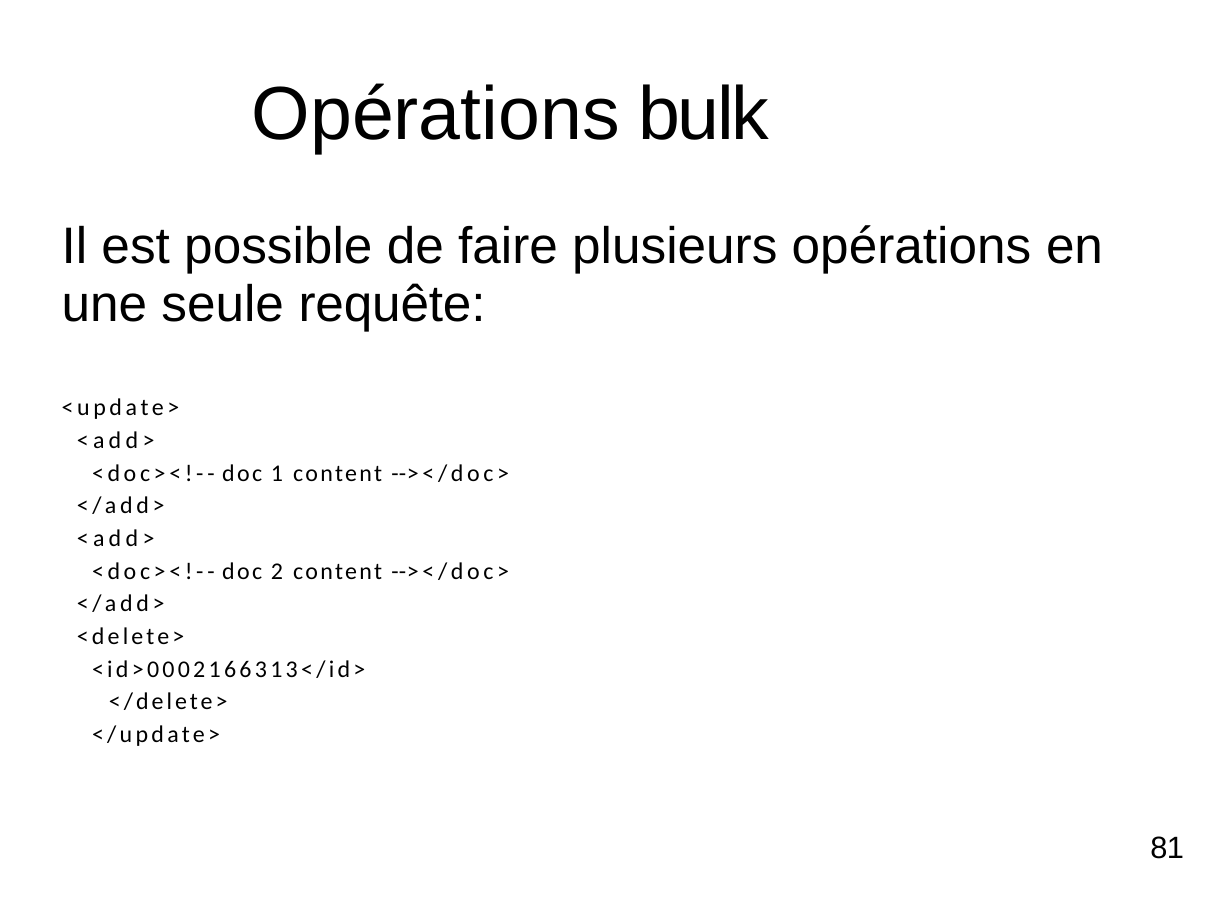
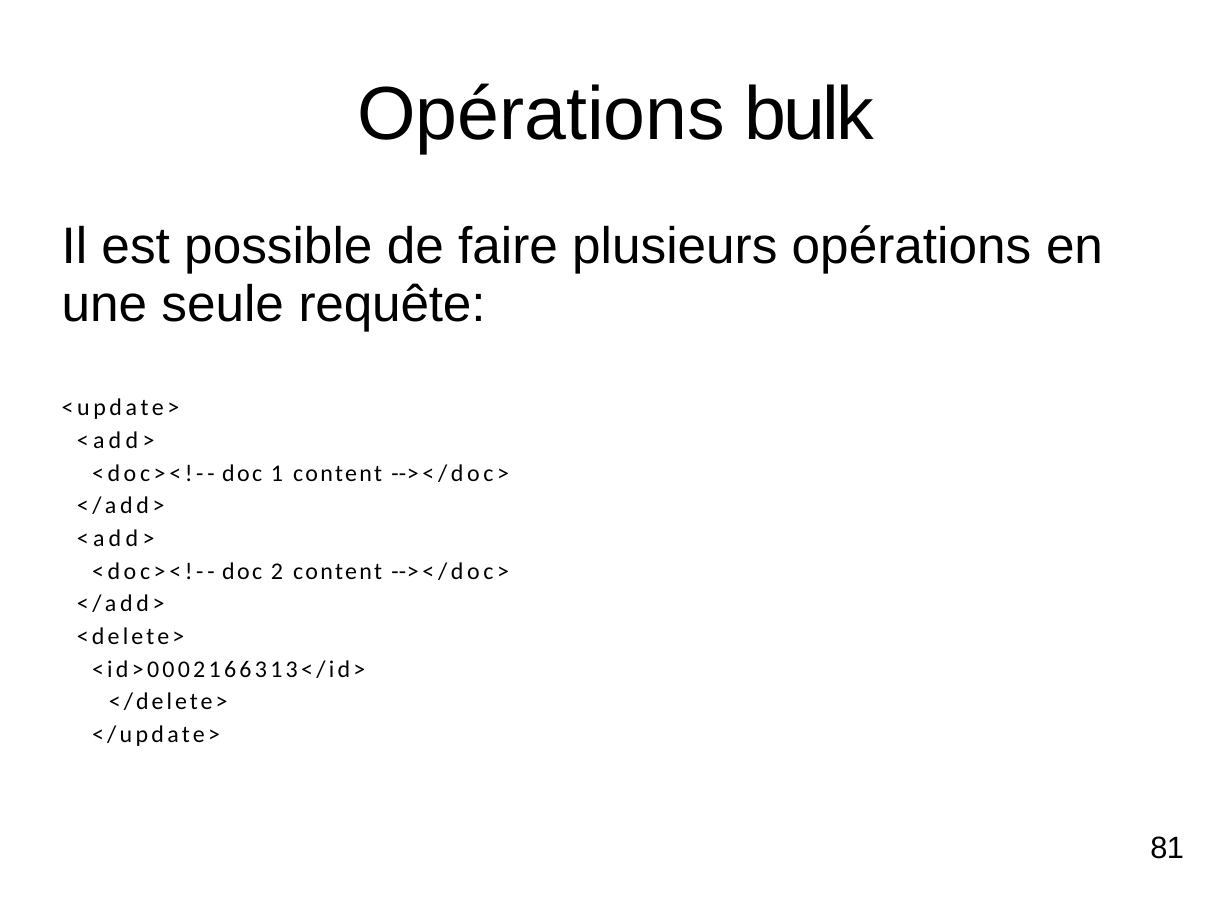
Before and after one commit to dthibau/solr, a slide deck: slide 82 of SolR.odp. Drawn at 1232x924 pixels with LibreOffice and Linux fonts; fonts in the diff are those of the drawing. Boxes give left, top, right and bottom in pixels: in the first picture for what was removed or moved away, otherwise in the second. Text is boxed around its words. In the diff, an @@ line names an element or a change of style, - is before the commit and + after.

```diff
--- a/SolR.odp
+++ b/SolR.odp
@@ title "Opérations bulk" at <box>357,83,874,154</box>: alignment left to centre; indent changed @@
```
Also in this commit, not shown: 19 other slides changed, 4 other files.
